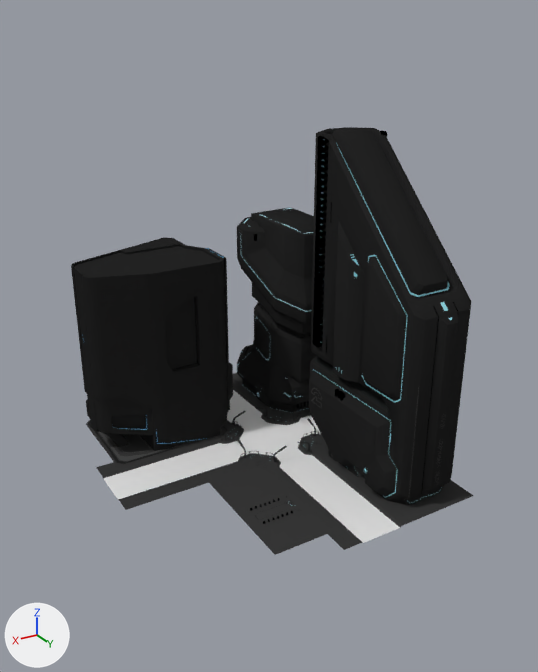
The Blender file scenes/town-part-02.blend: old version first, new version second.
One viewpoint serves both versions: a camera (50 mm lens) standing at (200.0, 84.0, 141.0) and looking at (93.0, -95.0, 52.0). Lighting does not change. The marker at lower left points along +X, +Y and +Z.

Objects in the first picture: 'Cube.003', 'Cube.009', 'UE-002', 'street axe', 'street axe.001', 'street axe.003', 'street axe.004', 'street axe.005', 'street axe.007', 'street cross junction', 'street cross junction.001'.
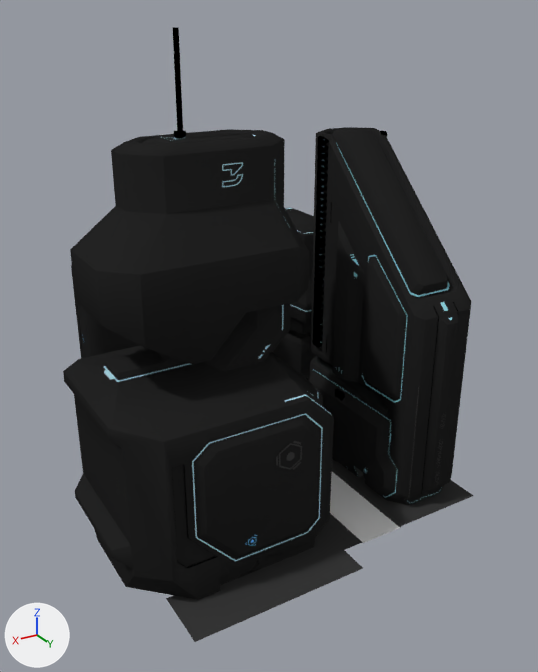
Location of each change, [x1, y1, x2, y2] in pixels of the pictures (538 x 672 px):
'Plane.017', added: after [63, 129, 334, 600]
    faces in mat_downtown_building (its picture is missing): [63, 129, 334, 600]
    faces in mat_white (cyan #b0dce7): [104, 135, 331, 561]
    faces in mat_downtown_building_uniform (its picture is missing): [276, 441, 302, 470]
'street axe.004', reshaped: before [209, 472, 327, 555]; after [166, 529, 363, 642]
'Plane.020', added: after [170, 27, 288, 224]
    faces in mat_light_emit_white (its picture is missing): [173, 27, 186, 139]
    faces in mat_white (cyan #b0dce7): [170, 137, 288, 224]
'Plane.018', added: after [233, 557, 260, 580]
'street axe.005', moved (not visible afterwards): before [250, 496, 302, 524]
part 1 of me_street_axe_001, added: after [166, 534, 363, 642]
'Cube.009', unchanged, covered by the edit: before [71, 237, 233, 466]; after [71, 264, 140, 358]
'Cube.003', unchanged, covered by the edit: before [237, 207, 316, 413]; after [272, 207, 316, 381]
'street axe.003', unchanged, covered by the edit: before [96, 440, 239, 510]
'street cross junction.001', unchanged, covered by the edit: before [221, 418, 329, 476]

Edits to the bpy script that builds the scene:
```text
Change me_street_axe_001:
    where me_street_axe_001.from_pydata(...)  # 6 vertices, 2 faces; spans x -20.77..-9.0, y -7.57..1.38, z 0.28
    used by ob_street_axe_004; location = (78.9, -96.9, 0.0); rotation_euler = (0.0, 0.0, 3.142), in degrees (0, 0, 180); scale = (1.54, 4.66, 1.54)
    verts and faces of me_street_axe_001; kept vertices keep their numbers, new ones are numbered from 6
    before: 0 (-9.0, -7.57, 0.28) at pixel (327, 533), 2 (-20.77, -7.57, 0.28) at pixel (274, 554)
    me_street_axe_001 part 1
    add verts[6] = (-9.0, -11.29, 0.28)  # pixel (363, 568)
    add verts[7] = (-20.77, -11.29, 0.28)  # pixel (309, 591)
    add verts[8] = (-42.55, -7.57, 0.28)  # pixel (166, 598)
    add verts[9] = (-42.55, -11.29, 0.28)  # pixel (194, 641)
    add faces += [(0, 2, 7, 6), (2, 8, 9, 7)]
Add me_plane_004:
    me_plane_004.from_pydata(...)  # 1438 vertices, 1013 faces; spans x -14.5..54.0, y -10.9..43.6, z 0.0..112.4
    # faces by material slot: [809, 138, 18, 24, 14, 10]
    me_plane_004.materials.append(mat_downtown_building)  # its picture is missing
    me_plane_004.materials.append(mat_white)  # cyan #b0dce7
    me_plane_004.materials.append(mat_blue_green)  # blue #73c8ff
    me_plane_004.materials.append(mat_blue_green_dark)  # dark blue #192e40
    me_plane_004.materials.append(mat_whitelight_line)  # its picture is missing
    me_plane_004.materials.append(mat_downtown_building_uniform)  # its picture is missing
Add me_plane_008:
    me_plane_008.from_pydata(...)  # 174 vertices, 96 faces; spans x -29.8..15.7, y -12.5..17.6, z -45.7..23.9
    # faces by material slot: [87, 7, 2]
    me_plane_008.materials.append(mat_white)  # cyan #b0dce7
    me_plane_008.materials.append(mat_light_emit_white)  # its picture is missing
    me_plane_008.materials.append(mat_whitelight_line)  # its picture is missing
Add me_plane_006:
    me_plane_006.from_pydata(...)  # 28 vertices, 25 faces; spans x 15.65..23.96, y 38.98..39.77, z 0.0..4.63
    me_plane_006.materials.append(mat_downtown_building)  # its picture is missing
Change ob_street_axe_005:
    ob_street_axe_005.parent: ob_street_axe_004 -> ob_plane_017
    ob_street_axe_005.matrix_parent_inverse: Matrix(((-0.651, 0.0, 0.0, 49.99), (0.0, -0.215, 0.0, 4.344), (0.0, 0.0, 0.651, 0.00674), (0.0, 0.0, 0.0, 1.0))) -> Matrix(((1.0, 0.0, 0.0, -101.8), (0.0, 1.0, 0.0, 98.48), (0.0, 0.0, 1.0, -0.414), (0.0, 0.0, 0.0, 1.0)))
Add ob_plane_017:
    ob_plane_017 = bpy.data.objects.new('Plane.017', me_plane_004)
    ob_plane_017.location = (101.8, -98.5, 0.4)
Add ob_plane_020:
    ob_plane_020 = bpy.data.objects.new('Plane.020', me_plane_008)
    ob_plane_020.parent = ob_plane_017
    ob_plane_020.matrix_parent_inverse = Matrix(((1.0, 0.0, 0.0, -101.8), (0.0, 1.0, 0.0, 95.4), (0.0, 0.0, 1.0, -0.414), (0.0, 0.0, 0.0, 1.0)))
    ob_plane_020.location = (121.9, -88.62, 114.6)
Add ob_plane_018:
    ob_plane_018 = bpy.data.objects.new('Plane.018', me_plane_006)
    ob_plane_018.parent = ob_plane_017
    ob_plane_018.matrix_parent_inverse = Matrix(((1.0, 0.0, 0.0, -101.8), (0.0, 1.0, 0.0, 95.4), (0.0, 0.0, 1.0, -0.414), (0.0, 0.0, 0.0, 1.0)))
    ob_plane_018.location = (101.8, -95.4, 0.414)
```
